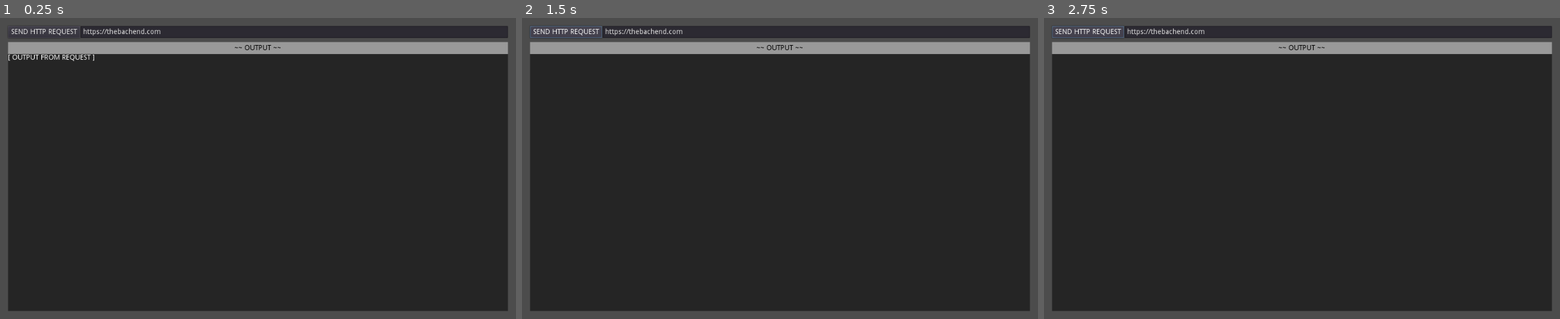
Above: before the commit, frames 1-3 (left to right).
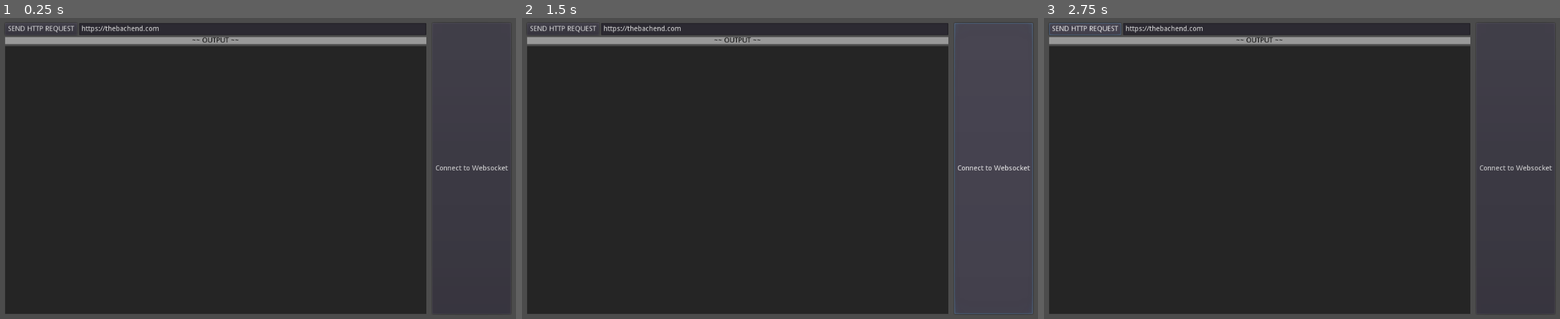
Above: after the commit, the same moments.

Repository: tilegame/godot-client
Game: Godot game, scene res://root.tscn
The game is run twice, just before and just after one commit, with the same random seed, the same clock (stepped at 60 frames per second) and the same inputs.
Inputs:
- Up to frame 1 (0.25 s): no input
- Up to frame 2 (1.5 s): click "SEND HTTP REQUEST" at 0.5 s; click "SEND HTTP REQUEST" (after the commit: "Connect to Websocket") at 1.25 s
- Up to frame 3 (2.75 s): click "SEND HTTP REQUEST" at 2 s

The runs differ from the first frame. In frame 1, 21% of the frame differs, in the area x 1-99%, y 1-99%; in frame 2, 22%; in frame 3, 21%.

Commit message:
Added Interface Panes and modified http request script
- Now has 2 resizable window panes
- 1 for http requests, 1 for websocket requests
- changed CanvasLayer.gd to HTTPRequest.gd
- script now uses exported nodepath variables

Diff:
--- a/src/CanvasLayer.gd
+++ /dev/null
@@ -1,14 +0,0 @@
-extends CanvasLayer
-
-func _ready():
-	$HTTPRequest.connect("request_completed", self, "_on_request_completed")
-
-func _on_Button_pressed():
-	var url = $LineEdit.text
-	$HTTPRequest.request(url)
-
-func _on_HTTPRequest_request_completed(result: int, response_code: int, headers: PoolStringArray, body: PoolByteArray) -> void:
-	var body_string := body.get_string_from_utf8()
-	var json := JSON.parse(body_string)
-	$RichTextLabel.text = body_string
-	print(json.result)
--- /dev/null
+++ b/src/HTTPRequest.gd
@@ -0,0 +1,17 @@
+extends HTTPRequest
+
+export(NodePath) var urlLineEdit
+export(NodePath) var outputRichTextLabel
+
+onready var lineEdit := get_node(urlLineEdit)
+onready var richTextLabel := get_node(outputRichTextLabel)
+
+func _on_Button_pressed():
+	var url = lineEdit.text
+	request(url)
+
+func _on_HTTPRequest_request_completed(result: int, response_code: int, headers: PoolStringArray, body: PoolByteArray) -> void:
+	var body_string := body.get_string_from_utf8()
+	var json := JSON.parse(body_string)
+	richTextLabel.text = body_string
+	print(json.result)
--- a/src/root.tscn
+++ b/src/root.tscn
@@ -1,57 +1,76 @@
 [gd_scene load_steps=4 format=2]
 
-[ext_resource path="res://CanvasLayer.gd" type="Script" id=1]
+[ext_resource path="res://HTTPRequest.gd" type="Script" id=2]
+
+[sub_resource type="StyleBoxFlat" id=1]
 
 [sub_resource type="StyleBoxFlat" id=2]
 bg_color = Color( 0.145098, 0.145098, 0.145098, 1 )
 
-[sub_resource type="StyleBoxFlat" id=1]
-
 [node name="Node2D" type="Node2D"]
 
 [node name="CanvasLayer" type="CanvasLayer" parent="."]
-script = ExtResource( 1 )
 
-[node name="Button" type="Button" parent="CanvasLayer"]
-margin_left = 16.0
-margin_top = 16.0
-margin_right = 159.0
-margin_bottom = 40.0
+[node name="VSplitContainer" type="HSplitContainer" parent="CanvasLayer"]
+anchor_right = 1.0
+anchor_bottom = 1.0
+margin_left = 10.0
+margin_top = 10.0
+margin_right = -10.0
+margin_bottom = -10.0
+__meta__ = {
+"_edit_use_anchors_": false
+}
+
+[node name="ContainerHTTP" type="MarginContainer" parent="CanvasLayer/VSplitContainer"]
+margin_right = 836.0
+margin_bottom = 580.0
+size_flags_horizontal = 3
+__meta__ = {
+"_edit_group_": true,
+"_edit_use_anchors_": false
+}
+
+[node name="HTTPRequest" type="HTTPRequest" parent="CanvasLayer/VSplitContainer/ContainerHTTP"]
+script = ExtResource( 2 )
+urlLineEdit = NodePath("../VSplitContainer/HBoxContainer/LineEdit")
+outputRichTextLabel = NodePath("../VSplitContainer/RichTextLabel")
+
+[node name="VSplitContainer" type="VBoxContainer" parent="CanvasLayer/VSplitContainer/ContainerHTTP"]
+margin_right = 836.0
+margin_bottom = 580.0
+
+[node name="HBoxContainer" type="HBoxContainer" parent="CanvasLayer/VSplitContainer/ContainerHTTP/VSplitContainer"]
+margin_right = 836.0
+margin_bottom = 24.0
+__meta__ = {
+"_edit_use_anchors_": false
+}
+
+[node name="Button" type="Button" parent="CanvasLayer/VSplitContainer/ContainerHTTP/VSplitContainer/HBoxContainer"]
+margin_right = 143.0
+margin_bottom = 24.0
 text = "SEND HTTP REQUEST"
 __meta__ = {
 "_edit_use_anchors_": false
 }
 
-[node name="HTTPRequest" type="HTTPRequest" parent="CanvasLayer"]
-
-[node name="RichTextLabel" type="RichTextLabel" parent="CanvasLayer"]
-margin_left = 16.0
-margin_top = 72.0
-margin_right = 1008.0
-margin_bottom = 584.0
-focus_mode = 2
-custom_styles/normal = SubResource( 2 )
-text = "[ OUTPUT FROM REQUEST ]"
-selection_enabled = true
+[node name="LineEdit" type="LineEdit" parent="CanvasLayer/VSplitContainer/ContainerHTTP/VSplitContainer/HBoxContainer"]
+margin_left = 147.0
+margin_right = 836.0
+margin_bottom = 24.0
+grow_horizontal = 2
+size_flags_horizontal = 3
+text = "https://thebachend.com"
+align = 3
 __meta__ = {
 "_edit_use_anchors_": false
 }
 
-[node name="LineEdit" type="LineEdit" parent="CanvasLayer"]
-margin_left = 160.0
-margin_top = 16.0
-margin_right = 1008.0
-margin_bottom = 40.0
-text = "https://thebachend.com"
-__meta__ = {
-"_edit_use_anchors_": false
-}
-
-[node name="Label" type="Label" parent="CanvasLayer"]
-margin_left = 16.0
-margin_top = 48.0
-margin_right = 1008.0
-margin_bottom = 72.0
+[node name="Label" type="Label" parent="CanvasLayer/VSplitContainer/ContainerHTTP/VSplitContainer"]
+margin_top = 28.0
+margin_right = 836.0
+margin_bottom = 42.0
 custom_styles/normal = SubResource( 1 )
 custom_colors/font_color = Color( 0, 0, 0, 1 )
 text = "~~ OUTPUT ~~"
@@ -60,5 +79,31 @@
 __meta__ = {
 "_edit_use_anchors_": false
 }
-[connection signal="pressed" from="CanvasLayer/Button" to="CanvasLayer" method="_on_Button_pressed"]
-[connection signal="request_completed" from="CanvasLayer/HTTPRequest" to="CanvasLayer" method="_on_HTTPRequest_request_completed"]
+
+[node name="RichTextLabel" type="RichTextLabel" parent="CanvasLayer/VSplitContainer/ContainerHTTP/VSplitContainer"]
+margin_top = 46.0
+margin_right = 836.0
+margin_bottom = 580.0
+focus_mode = 2
+size_flags_vertical = 3
+custom_styles/normal = SubResource( 2 )
+selection_enabled = true
+__meta__ = {
+"_edit_use_anchors_": false
+}
+
+[node name="ContainerWS" type="MarginContainer" parent="CanvasLayer/VSplitContainer"]
+margin_left = 848.0
+margin_right = 1004.0
+margin_bottom = 580.0
+__meta__ = {
+"_edit_group_": true,
+"_edit_use_anchors_": false
+}
+
+[node name="Button" type="Button" parent="CanvasLayer/VSplitContainer/ContainerWS"]
+margin_right = 156.0
+margin_bottom = 580.0
+text = "Connect to Websocket"
+[connection signal="request_completed" from="CanvasLayer/VSplitContainer/ContainerHTTP/HTTPRequest" to="CanvasLayer/VSplitContainer/ContainerHTTP/HTTPRequest" method="_on_HTTPRequest_request_completed"]
+[connection signal="pressed" from="CanvasLayer/VSplitContainer/ContainerHTTP/VSplitContainer/HBoxContainer/Button" to="CanvasLayer/VSplitContainer/ContainerHTTP/HTTPRequest" method="_on_Button_pressed"]
